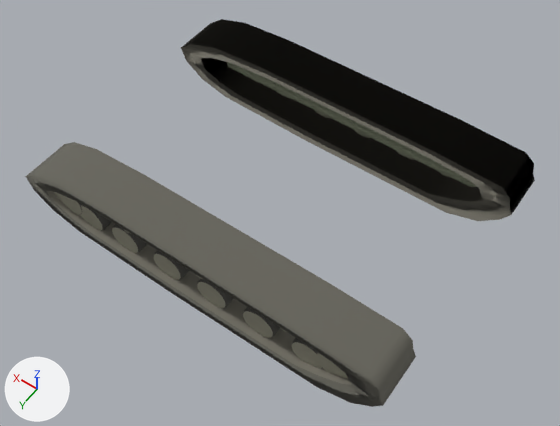
Before and after pictures for a commit that changed the Blender file assets/authored/authored_sherman_treads_v1/authored_sherman_treads_v1.blend.
Before and after are seen from a 50 mm camera at (-2.32, 3.19, 4.48) aimed at (-0.15, 0.15, -0.29). Arrows for +X, +Y and +Z are at lower left; the lights stay in place. The first picture is the older version.

Names of what the first picture shows: 'left_continuous_tread_belt_surface', 'left_roadwheel_2', 'left_roadwheel_3', 'left_roadwheel_4', 'left_roadwheel_5', 'right_continuous_tread_belt_surface', 'right_lower_bogie_tie_beam' and 7 more.
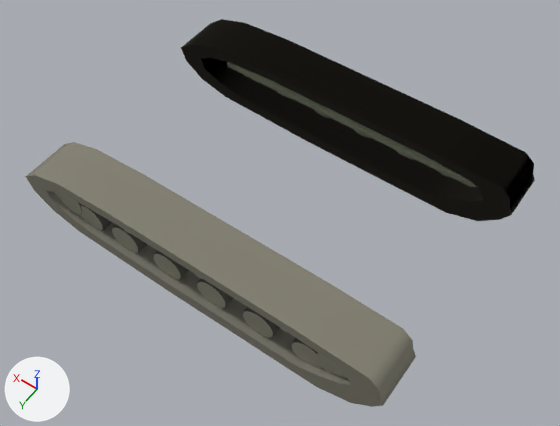
The edits, one by one:
Material 'track_outer' (mat_track_outer) changes colour from dark grey #6c6a61 to grey #858274; in linear values from (0.15, 0.145, 0.12) to (0.235, 0.225, 0.175).
me_left_continuous_tread_belt_mesh has 64 vertices, 64 faces and spans x -1.65..1.56, y 0.72..1.14, z -0.44..0.15.
me_left_continuous_tread_belt_mesh is used by ob_left_continuous_tread_belt_surface; parent ob_left_tread_belt; location (0.0, 0.0, 0.0).
me_left_continuous_tread_belt_mesh part 1: edges marked sharp go from 0 to 64.
me_right_continuous_tread_belt_mesh has 64 vertices, 64 faces and spans x -1.65..1.56, y -1.14..-0.72, z -0.44..0.15.
me_right_continuous_tread_belt_mesh is used by ob_right_continuous_tread_belt_surface; parent ob_right_tread_belt; location (0.0, 0.0, 0.0).
me_right_continuous_tread_belt_mesh part 2: edges marked sharp go from 0 to 64.

Location of each change, [x1, y1, x2, y2] in pixels of the pictures (560 x 426 px):
'left_continuous_tread_belt_surface', recoloured, shading changed (lighter)
    both: [26, 142, 416, 407]
'right_continuous_tread_belt_surface', recoloured, shading changed
    both: [181, 43, 514, 221]
